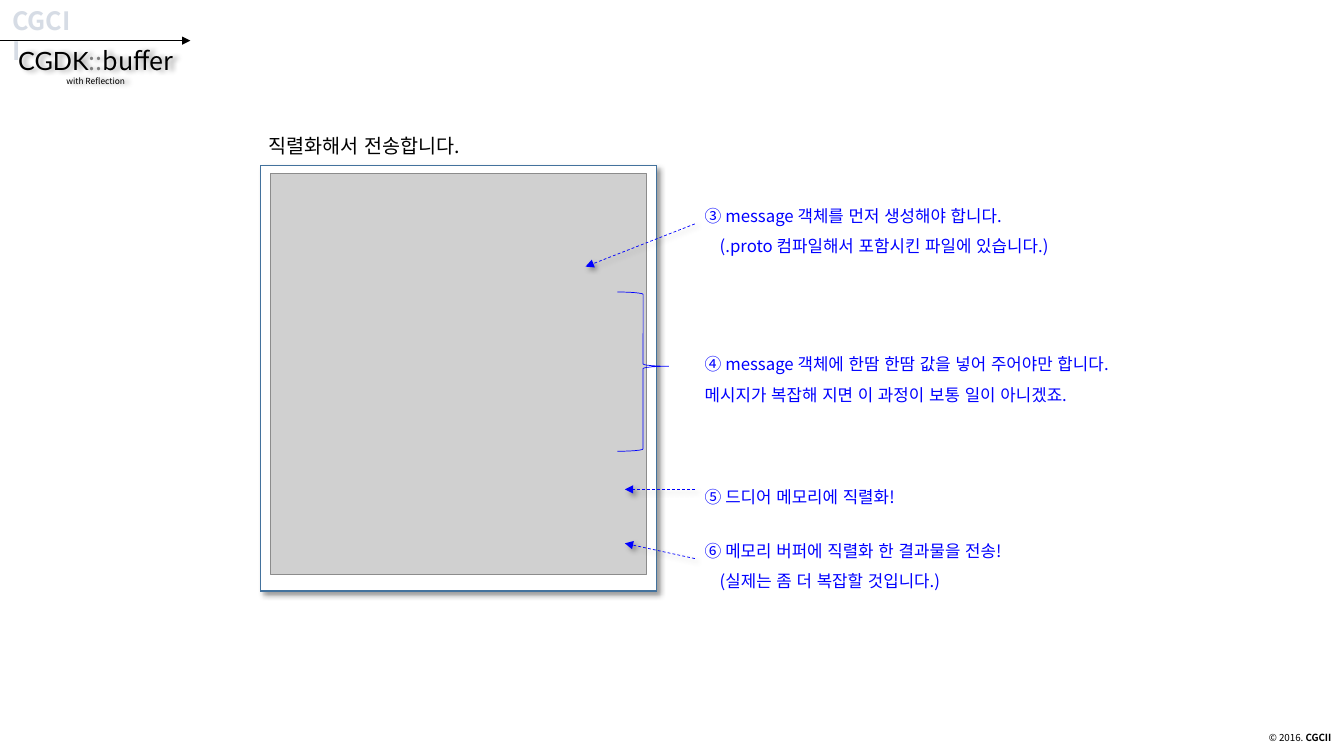
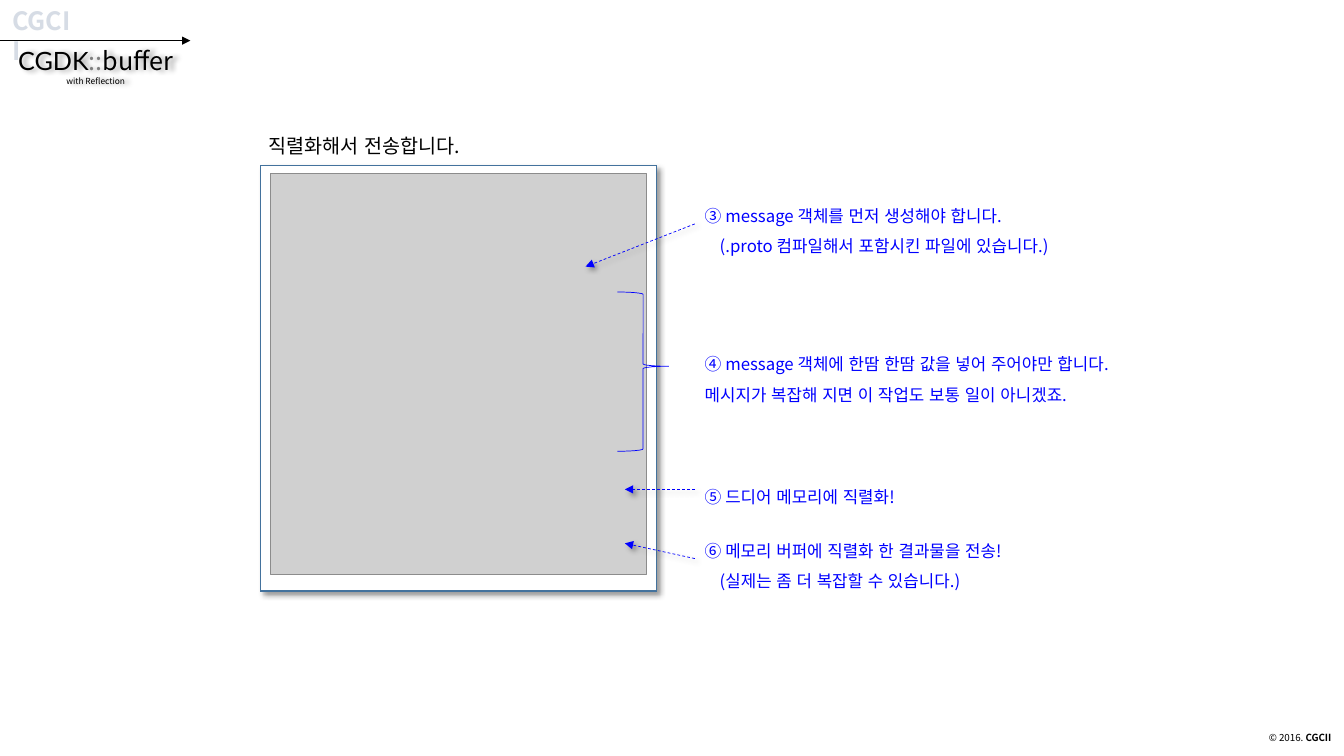
Before and after one commit to CGLabs/CGDK.buffer, a slide deck: slide 66 of C++/document/intruduce_CGDK.buffer.pptx. Drawn at 1344x756 pixels with LibreOffice and Linux fonts; fonts in the diff are those of the drawing; grey boxes stand for pictures. Boxes give left, top, right and bottom in pixels: in the first picture for what was removed or moved away, otherwise in the second. Text is boxed around its words. In the diff, an @@ line names an element or a change of style, - is before the commit and + after.

```diff
--- a/C++/document/intruduce_CGDK.buffer.pptx
+++ b/C++/document/intruduce_CGDK.buffer.pptx
@@ text at (705, 387, 1067, 403): text changed @@
-메시지가 복잡해 지면 이 과정이 보통 일이 아니겠죠.
+메시지가 복잡해 지면 이 작업도 보통 일이 아니겠죠.
@@ text at (705, 543, 1001, 590): text changed @@
-⑥ 메모리 버퍼에 직렬화 한 결과물을 전송!
-(실제는 좀 더 복잡할 것입니다.)
+⑥ 메모리 버퍼에 직렬화 한 결과물을 전송!
+(실제는 좀 더 복잡할 수 있습니다.)
```
Also in this commit, not shown: 34 other slides changed.
